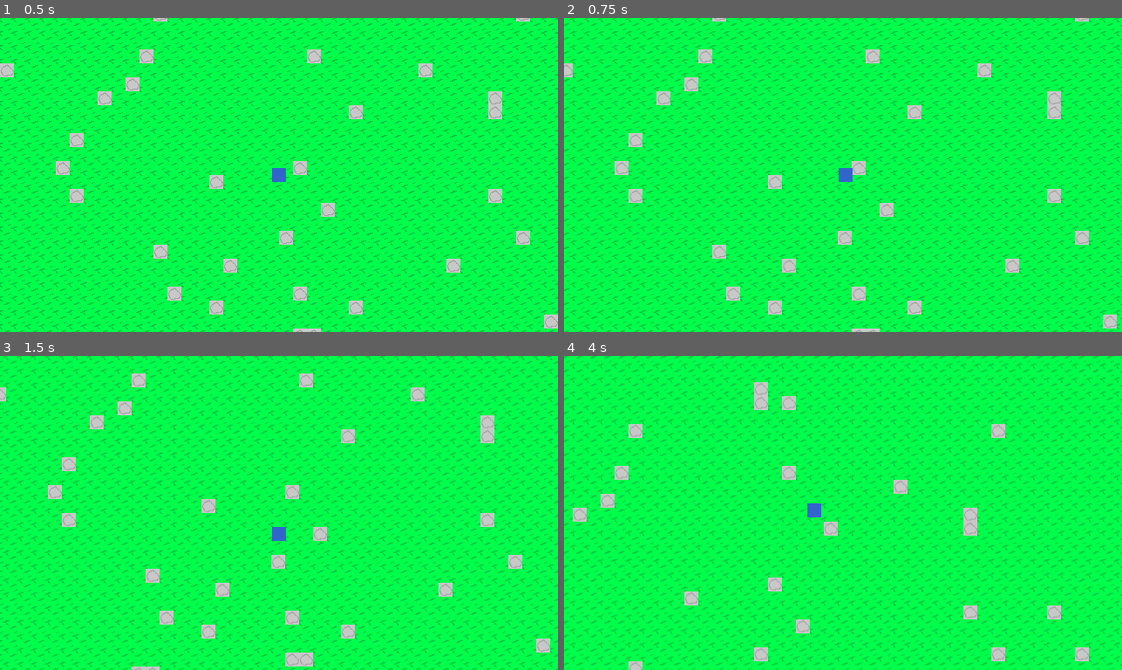
Above: before the commit, frames 1-4 (two rows, left to right).
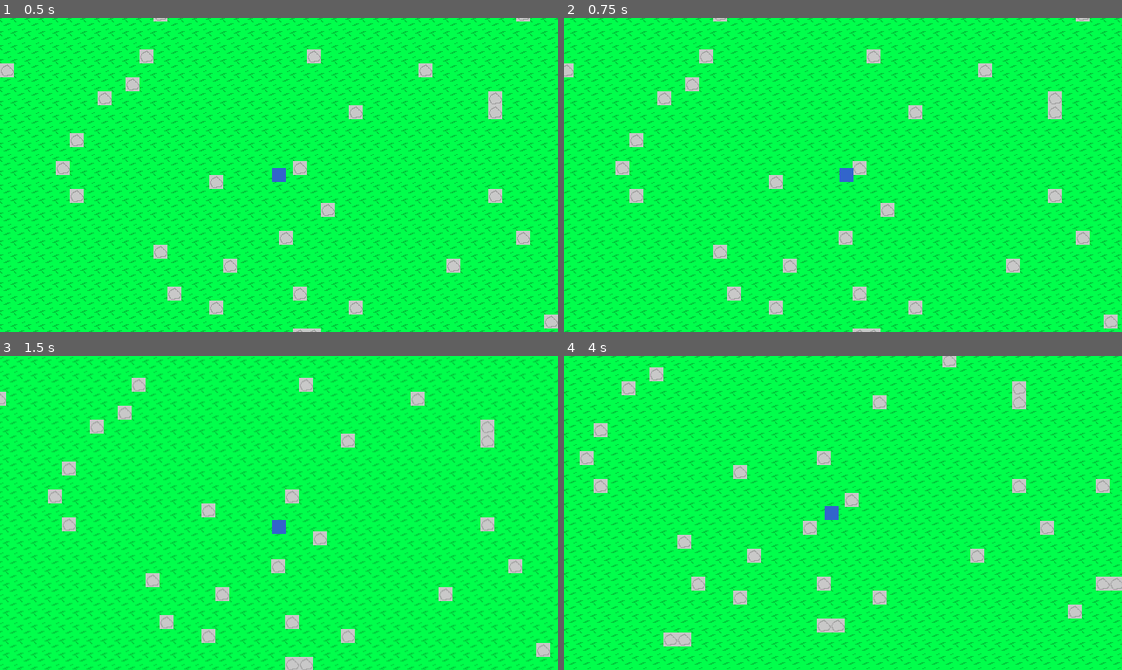
Above: after the commit, the same moments.

Repository: Pokebrouserkat/world
Game: Godot game, scene res://world.tscn
The game is run twice, just before and just after one commit, with the same random seed, the same clock (stepped at 60 frames per second) and the same inputs.
Inputs:
- Up to frame 1 (0.5 s): no input
- Up to frame 2 (0.75 s): tap Enter at 0.5 s; hold Right from 0.53 s (still down); hold Shift from 0.53 s (still down)
- Up to frame 3 (1.5 s): release Right at 1.28 s; release Shift at 1.28 s; hold Down from 1.28 s (still down); tap Shift at 1.35 s
- Up to frame 4 (4 s): release Down at 2.03 s; hold Right 2.03-2.78 s; hold Shift 2.03-2.78 s; hold Up 2.78-3.53 s; tap Shift at 2.85 s; hold Left from 3.53 s (still down); hold Shift from 3.53 s (still down)

Frame 1 is identical in both runs. In frame 2, 8.7% of the frame differs, in the area x 0-100%, y 0-100%; in frame 3, 24%; in frame 4, 31%.

Commit message:
Add walk speed when holding Shift
Holding Shift now reduces player speed to half, allowing for slower
movement when desired.

🤖 Generated with [Claude Code](https://claude.com/claude-code)

Co-Authored-By: Claude <noreply@anthropic.com>

Diff:
--- a/player.gd
+++ b/player.gd
@@ -1,6 +1,7 @@
 extends CharacterBody2D
 
-@export var speed: float = 200.0
+@export var run_speed: float = 160.0
+@export var walk_speed: float = 80.0
 
 
 func _physics_process(_delta: float) -> void:
@@ -15,5 +16,6 @@
     if Input.is_key_pressed(KEY_DOWN) or Input.is_key_pressed(KEY_S):
         input_dir.y += 1
 
-    velocity = input_dir.normalized() * speed
+    var current_speed = walk_speed if Input.is_key_pressed(KEY_SHIFT) else run_speed
+    velocity = input_dir.normalized() * current_speed
     move_and_slide()
